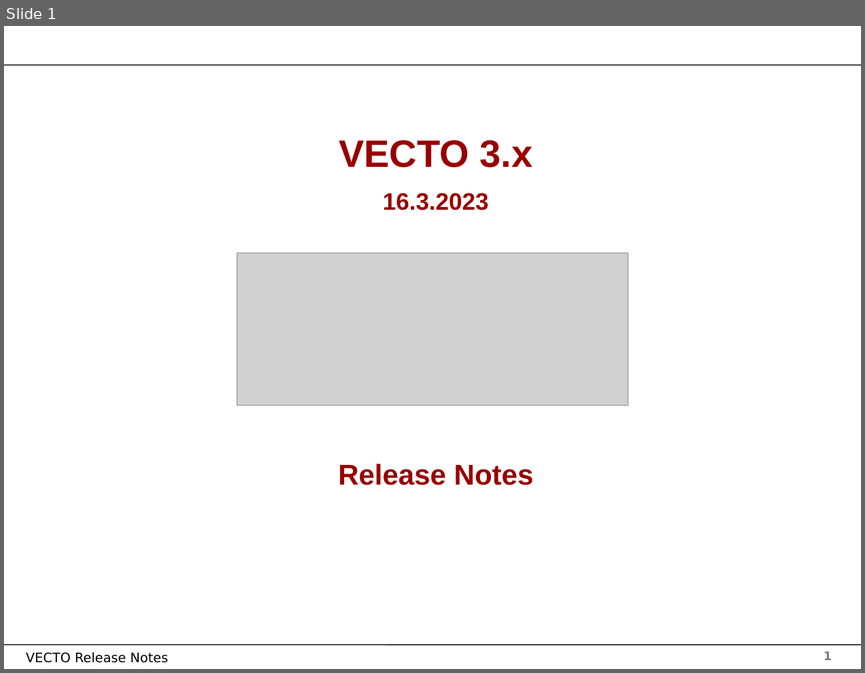
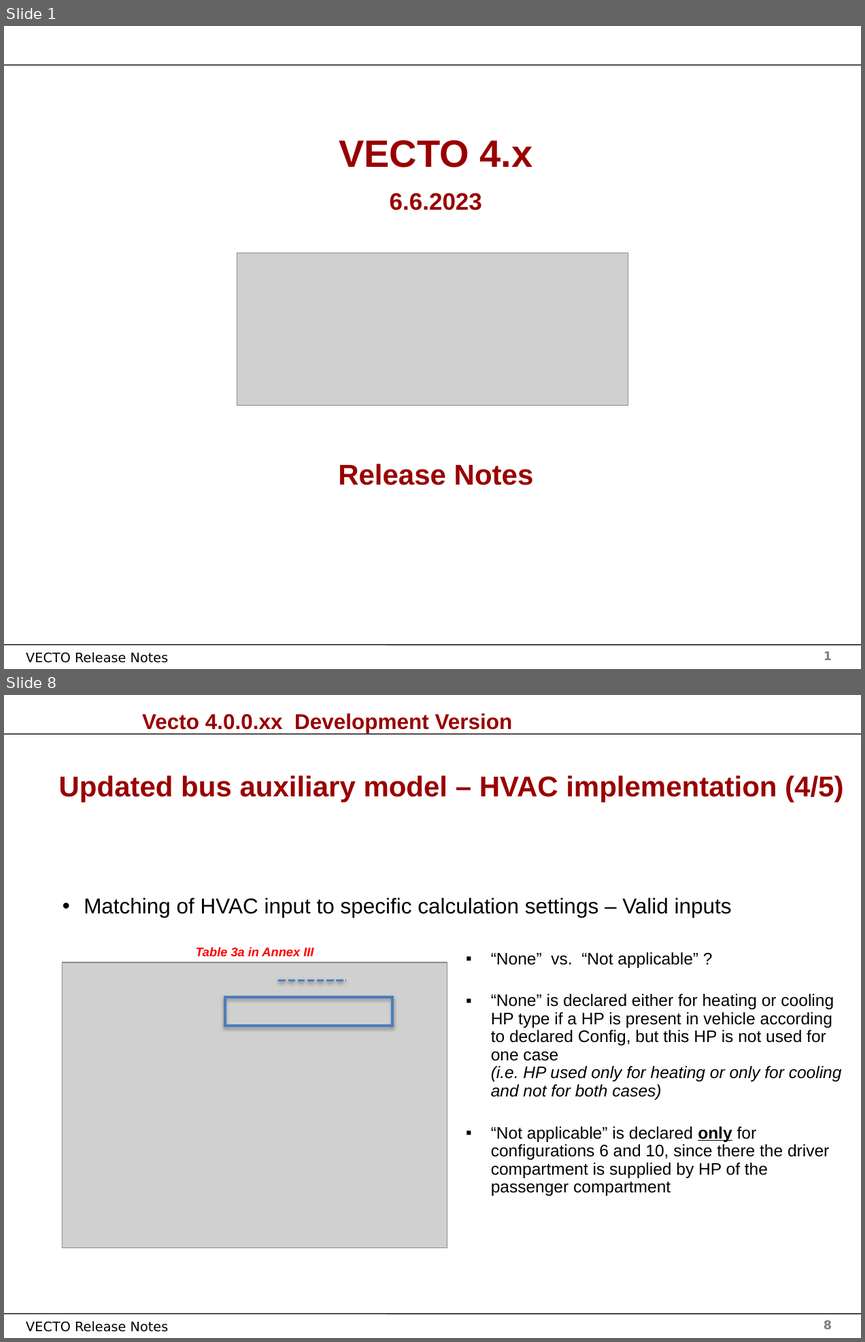
Before and after one commit to tanawadeatharva/BharatVECTO, a slide deck: Documentation/User Manual Source/Release Notes Vecto3.x.pptx. Shown one above the other, each under a label of ours: slide 1 before the commit, slides 1 and 8 after it; the slides between them are not shown. The pictures are 865x673 and 865x1342 pixels, drawn with LibreOffice and Linux fonts; fonts in the diff are those of the drawing; grey boxes stand for pictures; background and template pictures are left out. Boxes give left, top, right and bottom in pixels: in the first picture for what was removed or moved away, otherwise in the second. Text is boxed around its words. In the diff, an @@ line names an element or a change of style, - is before the commit and + after.

```diff
--- a/Documentation/User Manual Source/Release Notes Vecto3.x.pptx
+++ b/Documentation/User Manual Source/Release Notes Vecto3.x.pptx
@@ slide 8 added at (4, 695, 861, 1338), background #FFFFFF; not listed: 4 template elements that a slide beside it also shows @@
@@ text added at (142, 713, 513, 733), 18 pt, text #990000, bold @@
+Vecto 4.0.0.xx Development Version
@@ page number added at (16, 745, 16, 745), 1 pt, text #FFFFFF @@
+8
@@ title added at (59, 775, 843, 802), 24 pt, text #990000, bold @@
+Updated bus auxiliary model – HVAC implementation (4/5)
@@ text added at (84, 898, 842, 1195), 14 pt, text #000000 @@
+• Matching of HVAC input to specific calculation settings – Valid inputs
+  ▪ “None” vs. “Not applicable” ?
+  ▪ “None” is declared either for heating or cooling HP type if a HP is present in vehicle according to declared Config, but this HP is not used for one case
+    (i.e. HP used only for heating or only for cooling and not for both cases)
+  ▪ “Not applicable” is declared only for configurations 6 and 10, since there the driver compartment is supplied by HP of the passenger compartment
@@ text added at (196, 947, 313, 956), 10.5 pt, text #FF0000, bold, italic @@
+Table 3a in Annex III
@@ picture added at (62, 962, 447, 1248) @@
@@ rectangle added at (225, 998, 393, 1025), outline #4B7EBC 2.25 pt @@
@@ line added from (278, 981) to (346, 981), #4F81BD 2 pt dashed @@
@@ slide 1 changed as well @@
@@ text at (339, 140, 533, 210): text changed; size 20 to 32 pt @@
-VECTO 3.x
-16.3.2023
+VECTO 4.x
+6.6.2023
```
Also in this commit, not shown: 5 other slides changed, 17 other slides added.
